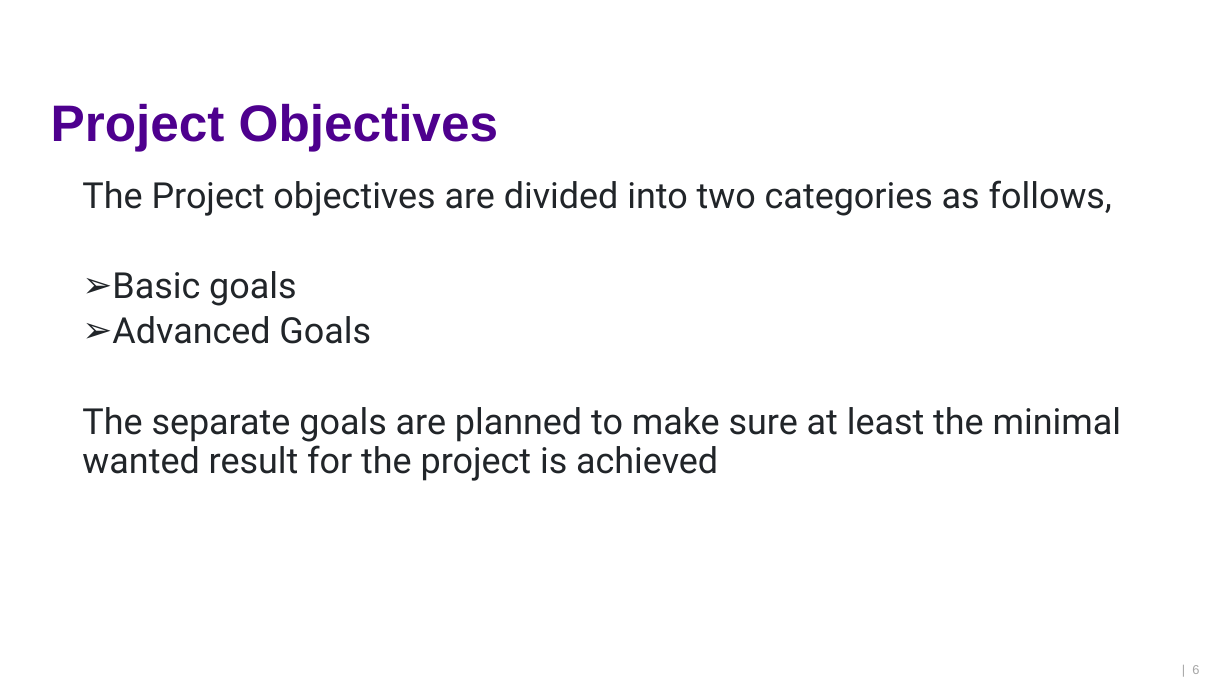
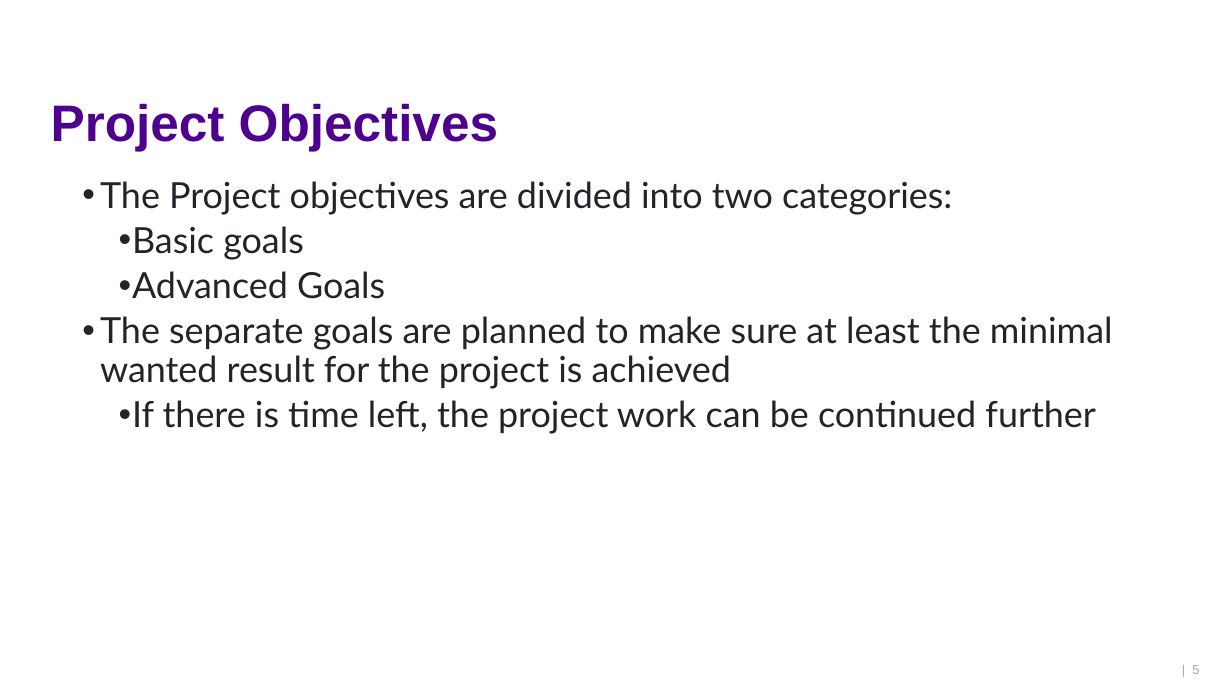
Before and after one commit to ktlhtn/AutoSTAnnot, a slide deck: slide 5 of Power point files/Project plan report.pptx (slide 6 before the commit). Drawn at 1232x693 pixels with LibreOffice and Linux fonts; fonts in the diff are those of the drawing; background and template pictures are left out. Boxes give left, top, right and bottom in pixels: in the first picture for what was removed or moved away, otherwise in the second. Text is boxed around its words. In the diff, an @@ line names an element or a change of style, - is before the commit and + after.

```diff
--- a/Power point files/Project plan report.pptx
+++ b/Power point files/Project plan report.pptx
@@ text at <box>100,181,952,215</box>: text changed; font Roboto to Lato @@
-  The Project objectives are divided into two categories as follows,
+  • The Project objectives are divided into two categories:
@@ text at <box>100,226,1113,389</box>: font Roboto to Lato in "Basic goals", "Advanced Goals", "The separate goals are planned to make ..."; bullet ➢ to •; list level 2 to 3 in "Basic goals"; list level 2 to 3 in "Advanced Goals"; bullet none to • @@
@@ text at <box>132,400,1096,434</box>: paragraph added @@
+    • If there is time left, the project work can be continued further
```
Also in this commit, not shown: 8 other slides changed, 8 slides added, 1 slide removed, 2 other files.
